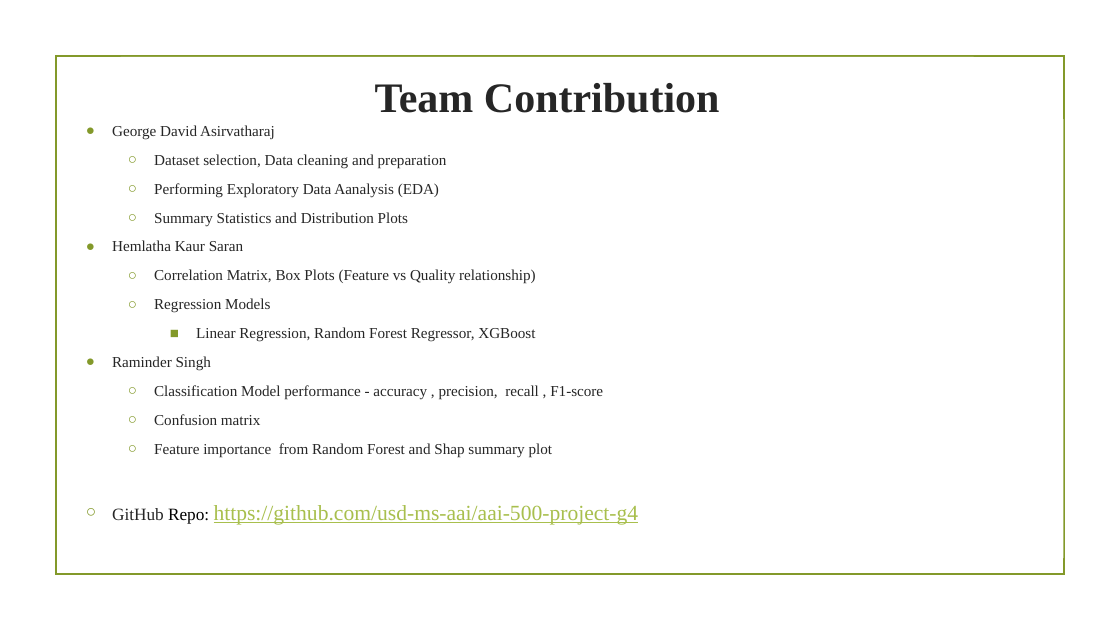
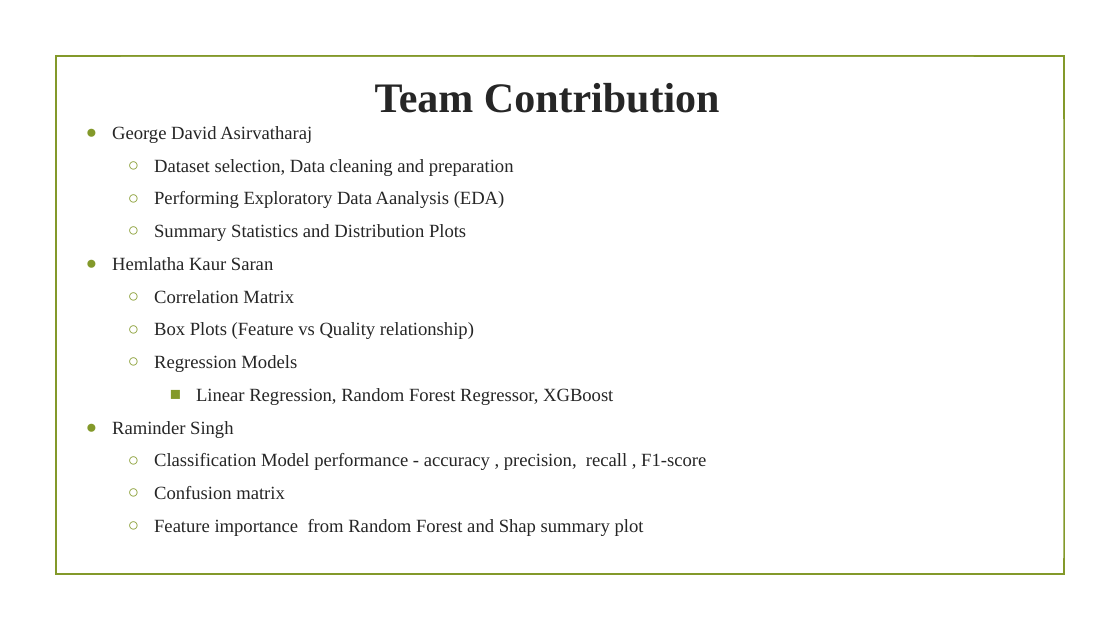
Before and after one commit to ramindersinghusd/m7, a slide deck: slide 3 of Predicting Wine Quality Using Machine Learning.pptx. Drawn at 1120x630 pixels with LibreOffice and Linux fonts; fonts in the diff are those of the drawing; background and template pictures are left out. Boxes give left, top, right and bottom in pixels: in the first picture for what was removed or moved away, otherwise in the second. Text is boxed around its words. In the diff, an @@ line names an element or a change of style, - is before the commit and + after.

```diff
--- a/Predicting Wine Quality Using Machine Learning.pptx
+++ b/Predicting Wine Quality Using Machine Learning.pptx
@@ text at (112, 126, 706, 536): size 12.9 to 16 pt in "George David Asirvatharaj", "Dataset selection, Data cleaning and preparation", "Performing Exploratory Data Aanalysis (EDA)", "Summary Statistics and Distribution Plots" and 7 more places @@
@@ text at (154, 290, 474, 339): text changed; size 12.9 to 16 pt @@
-  ○ Correlation Matrix, Box Plots (Feature vs Quality relationship)
+  ○ Correlation Matrix
+  ○ Box Plots (Feature vs Quality relationship)
@@ text at (112, 505, 639, 525): paragraph removed @@
-○ GitHub Repo: https://github.com/usd-ms-aai/aai-500-project-g4
```
Also in this commit, not shown: 3 other slides changed, 1 slide added, 3 other files.
